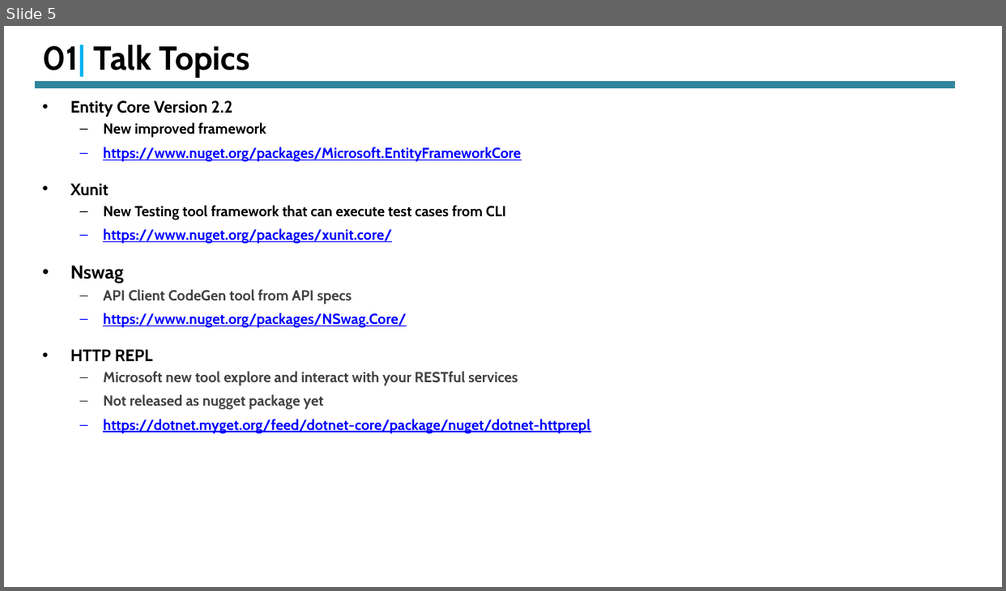
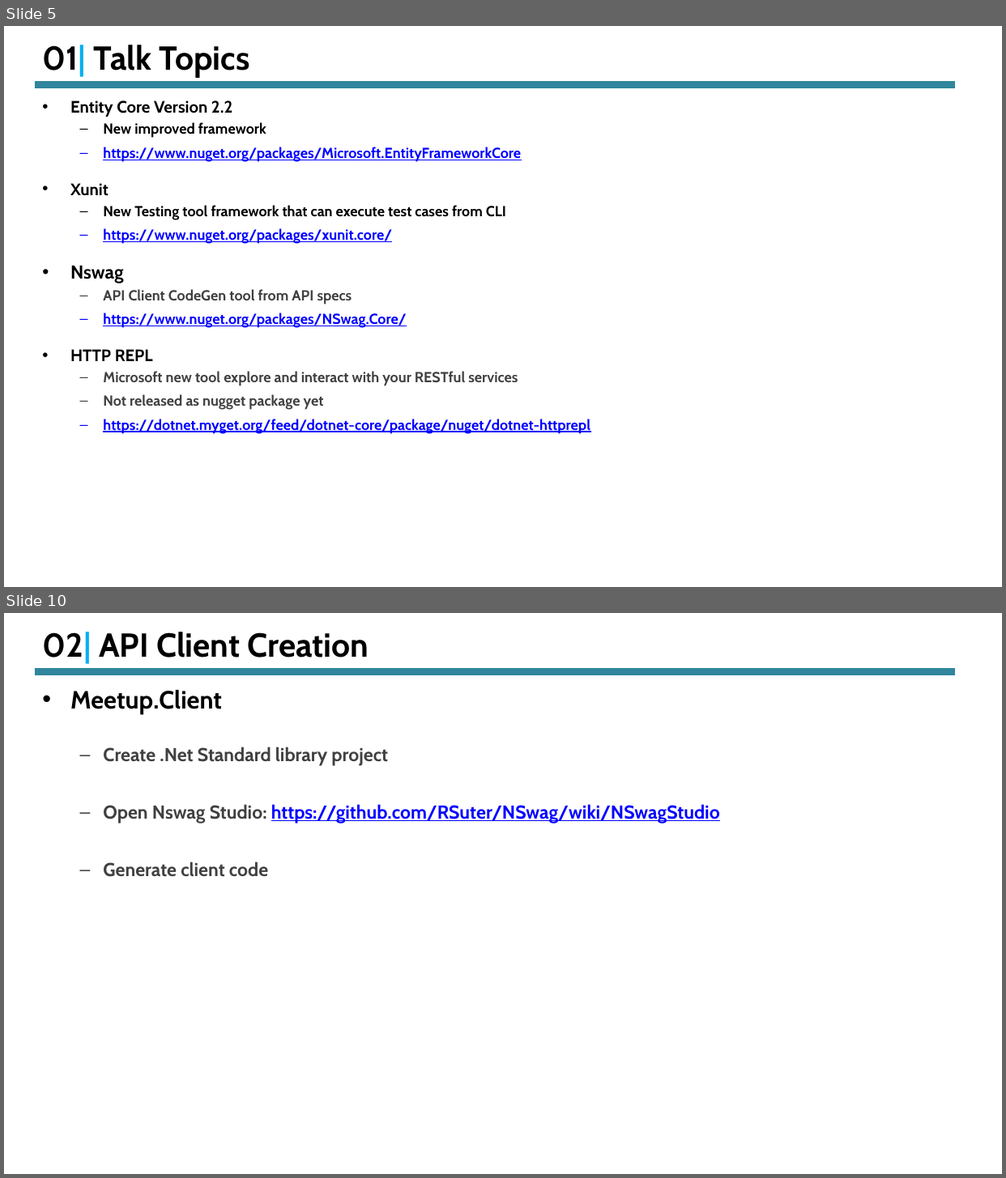
Before and after one commit to vkg-mca/Meetup, a slide deck: End-To-End Rapid API Development With DotNet Core .pptx. Shown one above the other, each under a label of ours: slide 5 before the commit, slides 5 and 10 after it; the slides between them are not shown. The pictures are 1006x591 and 1006x1178 pixels, drawn with LibreOffice and Linux fonts; fonts in the diff are those of the drawing. Boxes give left, top, right and bottom in pixels: in the first picture for what was removed or moved away, otherwise in the second. Text is boxed around its words. In the diff, an @@ line names an element or a change of style, - is before the commit and + after.

```diff
--- a/End-To-End Rapid API Development With DotNet Core .pptx
+++ b/End-To-End Rapid API Development With DotNet Core .pptx
@@ slide 10 added at (4, 613, 1002, 1174), background #FFFFFF @@
@@ title added at (43, 632, 369, 664), 32 pt, text #000000, bold @@
+02| API Client Creation
@@ line added from (35, 671) to (955, 671), #31859C 6.5 pt @@
@@ text added at (70, 690, 720, 877), 18 pt, text #404040, bold @@
+• Meetup.Client
+  – Create .Net Standard library project
+  – Open Nswag Studio: https://github.com/RSuter/NSwag/wiki/NSwagStudio
+  – Generate client code
```
Also in this commit, not shown: 7 slides changed, 4 other slides added, 1 slide removed.
